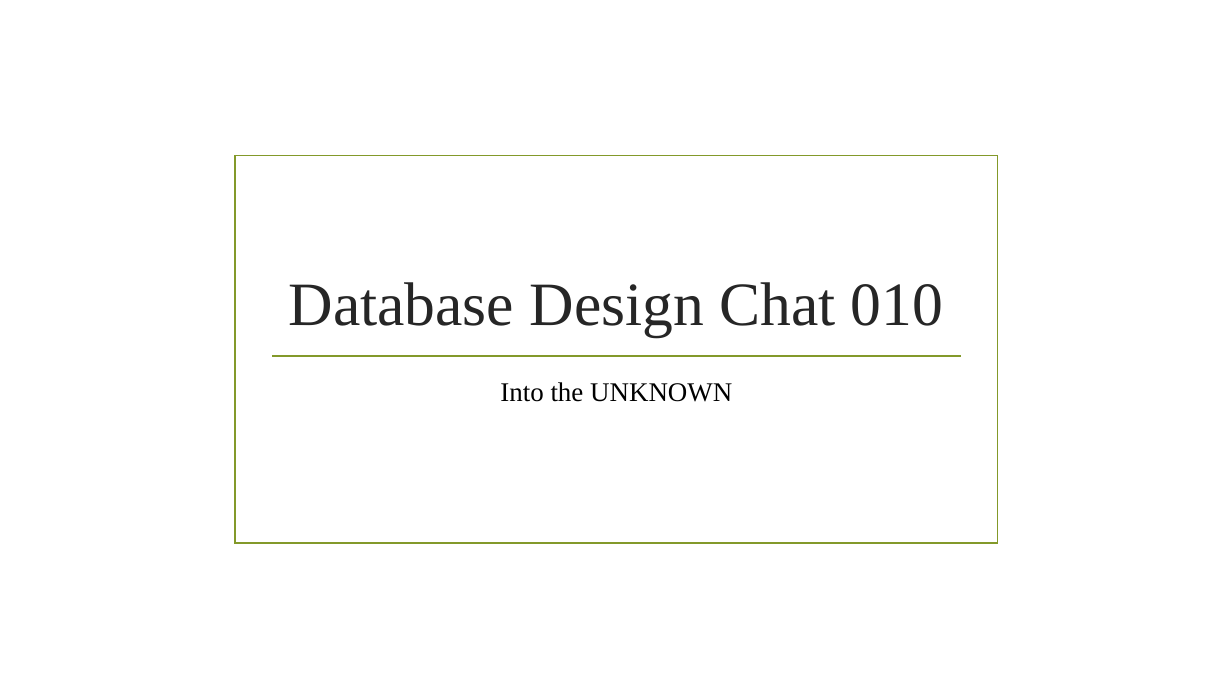
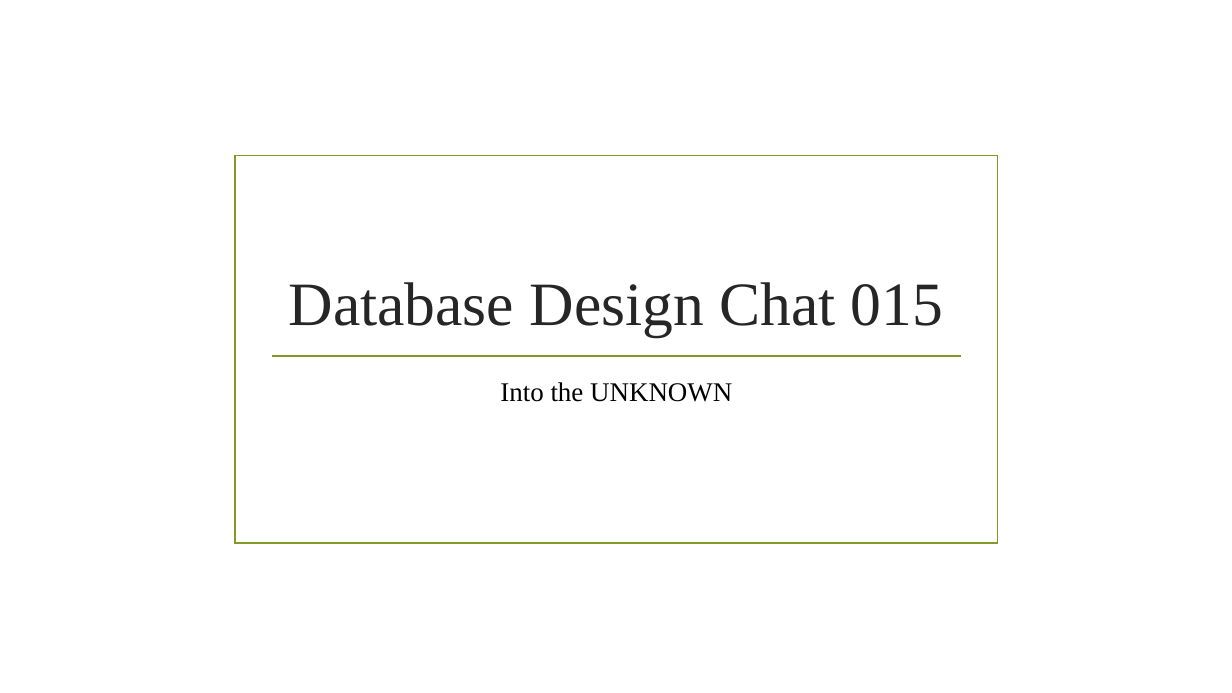
Before and after one commit to drsqlgithub/Presentation-Downloads, a slide deck: slide 1 of Database Design Chat/Database Design Chat 015 NULL.pptx. Drawn at 1232x693 pixels with LibreOffice and Linux fonts; fonts in the diff are those of the drawing; background and template pictures are left out. Boxes give left, top, right and bottom in pixels: in the first picture for what was removed or moved away, otherwise in the second. Text is boxed around its words. In the diff, an @@ line names an element or a change of style, - is before the commit and + after.

Commit message:
Updated List of presentations

```diff
--- a/Database Design Chat/Database Design Chat 015 NULL.pptx
+++ b/Database Design Chat/Database Design Chat 015 NULL.pptx
@@ title at [289, 282, 943, 336]: text changed @@
-Database Design Chat 010
+Database Design Chat 015
```
Also in this commit, not shown: 9 other files.
